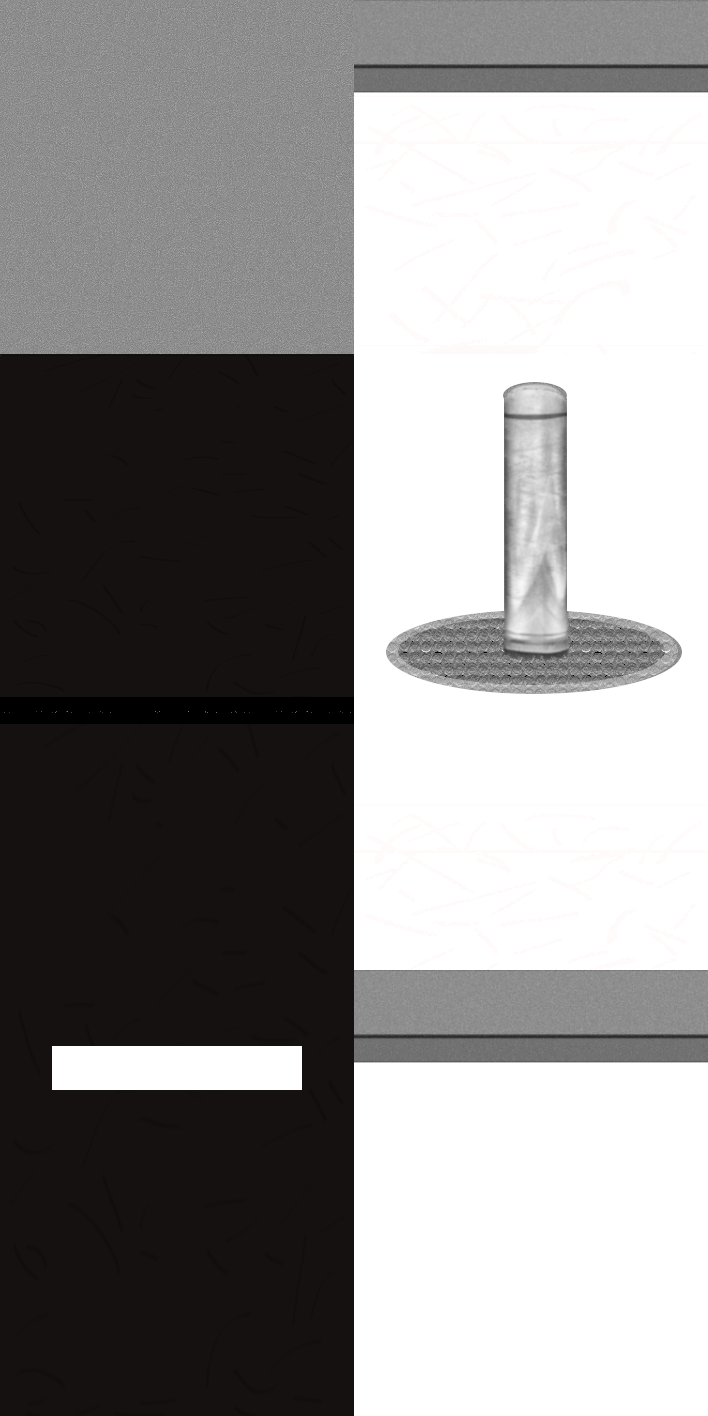
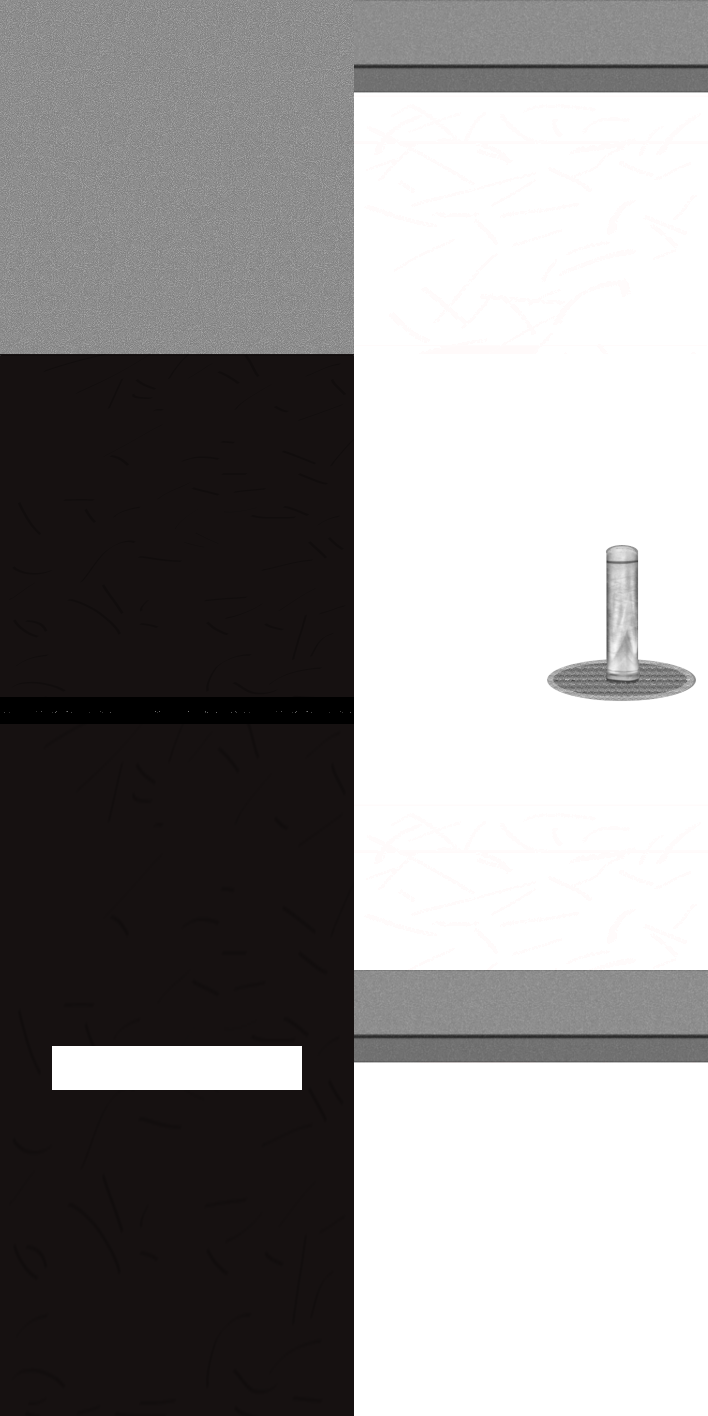
Layers edited between the first and the second 708 x 1416 image:
painted on "road_tiles.svg" over [386, 382, 696, 702]
